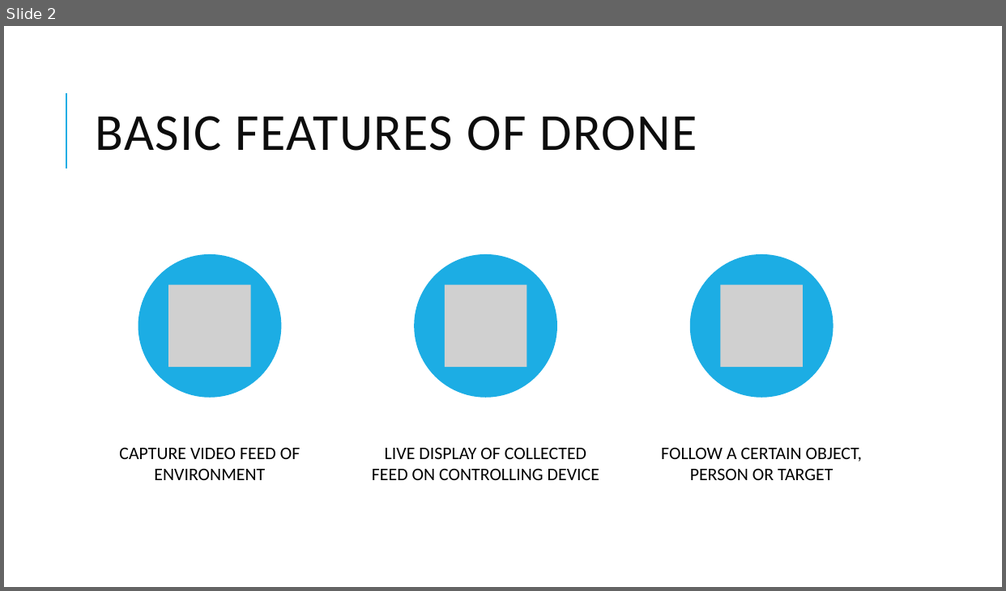
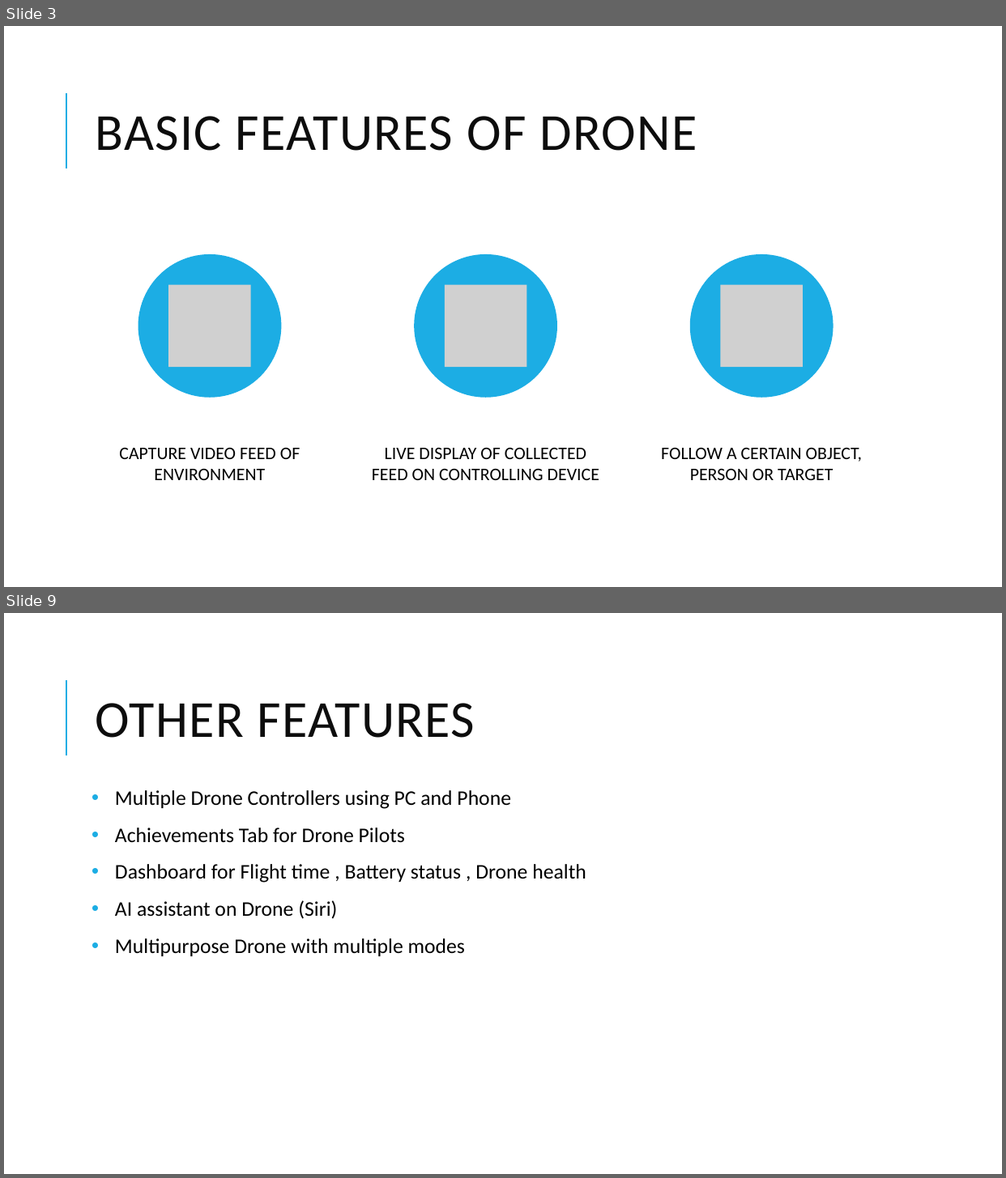
Before and after one commit to MihirRajeshPanchal/STAMP-Drone, a slide deck: Documentation/PPT/HighProfileSecurityDrone.pptx. Shown one above the other, each under a label of ours: slide 2 before the commit, slides 3 and 9 after it; the slides between them are not shown. The pictures are 1006x591 and 1006x1178 pixels, drawn with LibreOffice and Linux fonts; fonts in the diff are those of the drawing; grey boxes stand for pictures. Boxes give left, top, right and bottom in pixels: in the first picture for what was removed or moved away, otherwise in the second. Text is boxed around its words. In the diff, an @@ line names an element or a change of style, - is before the commit and + after.

Commit message:
Added Drone PPT with Features and Applications

```diff
--- a/Documentation/PPT/HighProfileSecurityDrone.pptx
+++ b/Documentation/PPT/HighProfileSecurityDrone.pptx
@@ slide 9 added at [4,613,1002,1174], background #FFFFFF; not listed: 1 template element that a slide beside it also shows @@
@@ title added at [96,703,475,738], 50 pt, text #0D0D0D @@
+OTHER FEATURES
@@ text added at [115,790,586,956], 20 pt, text #000000 @@
+• Multiple Drone Controllers using PC and Phone
+• Achievements Tab for Drone Pilots
+• Dashboard for Flight time , Battery status , Drone health
+• AI assistant on Drone (Siri)
+• Multipurpose Drone with multiple modes
@@ what was slide 2 is now slide 3 @@
```
Also in this commit, not shown: 3 slides changed, 7 other slides added, 3 slides removed, 5 other files.
